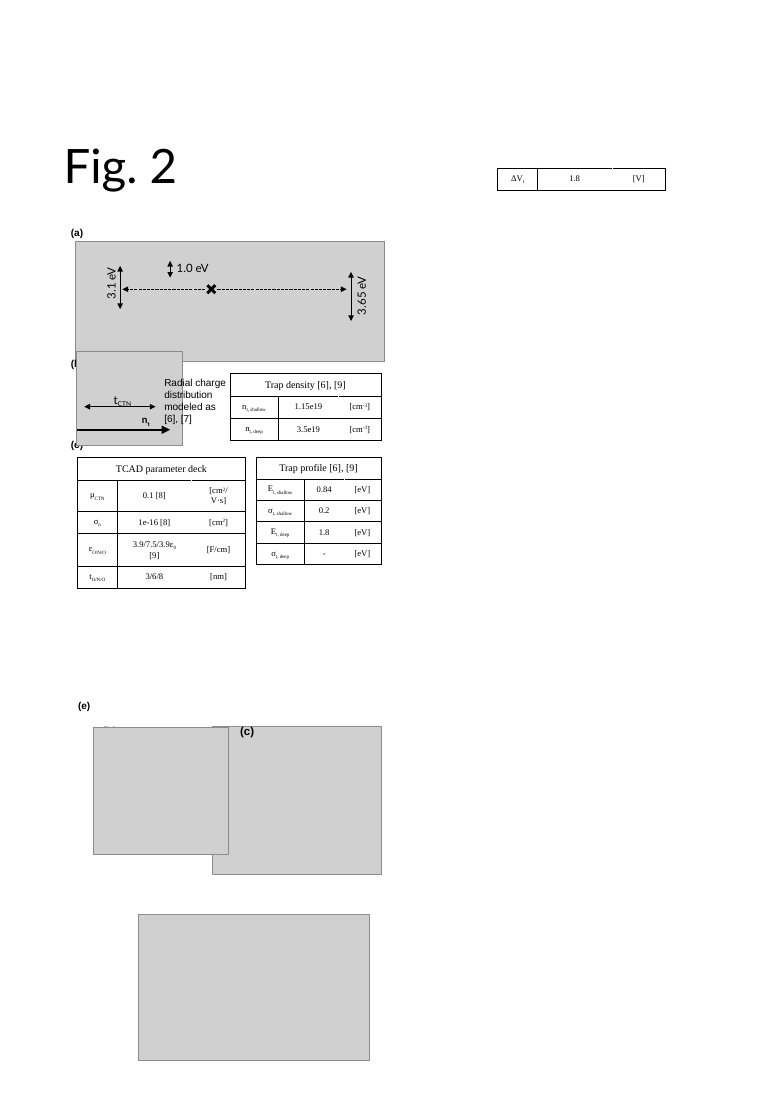
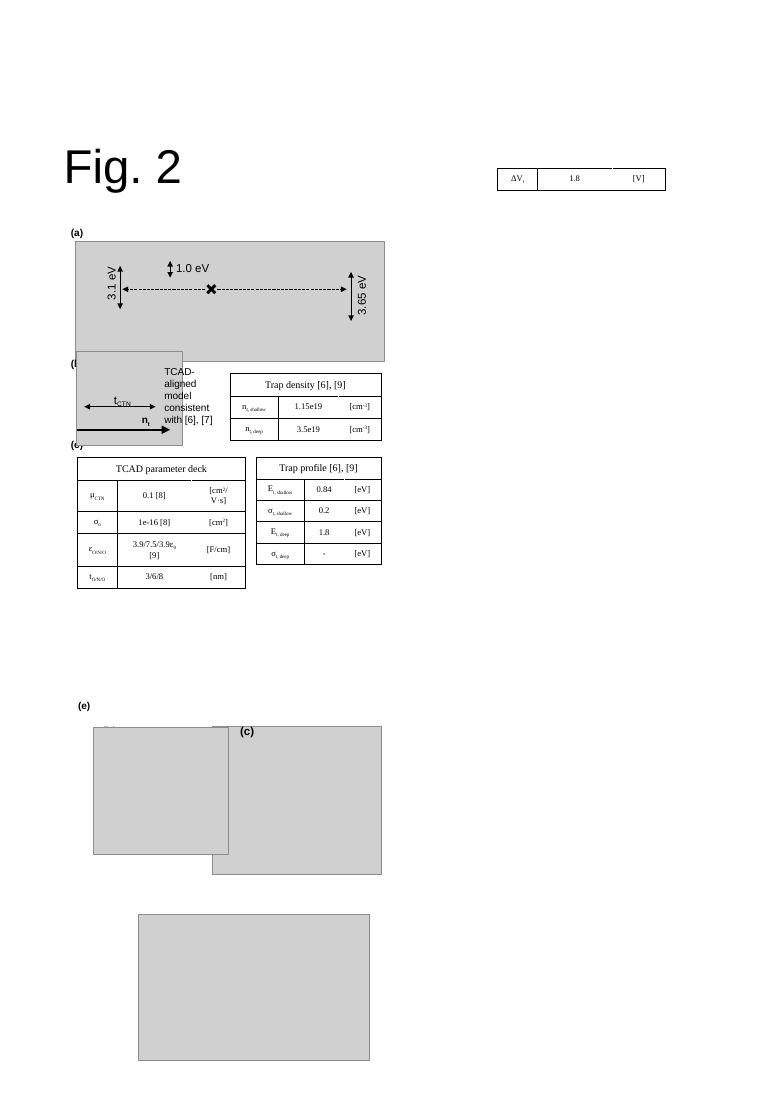
Before and after one commit to vectorcont62-dev/EDLtarget-manuscript-Mar, a slide deck: slide 3 of figures/Figures-EDL202605-manuscript.pptx. Drawn at 775x1120 pixels with LibreOffice and Linux fonts; fonts in the diff are those of the drawing; grey boxes stand for pictures. Boxes give left, top, right and bottom in pixels: in the first picture for what was removed or moved away, otherwise in the second. Text is boxed around its words. In the diff, an @@ line names an element or a change of style, - is before the commit and + after.

```diff
--- a/figures/Figures-EDL202605-manuscript.pptx
+++ b/figures/Figures-EDL202605-manuscript.pptx
@@ font Lato to Arial in 6 elements at <box>64,148,182,192</box>, <box>105,268,118,300</box>, <box>176,264,209,272</box>, <box>356,277,369,315</box>, <box>142,413,150,426</box>, <box>99,388,146,412</box> @@
@@ text at <box>164,367,212,425</box>: text changed @@
-Radial charge distribution modeled as [6], [7]
+TCAD-aligned model consistent with [6], [7]
```
Also in this commit, not shown: 2 other slides changed, 1 slide added, 25 other files.
